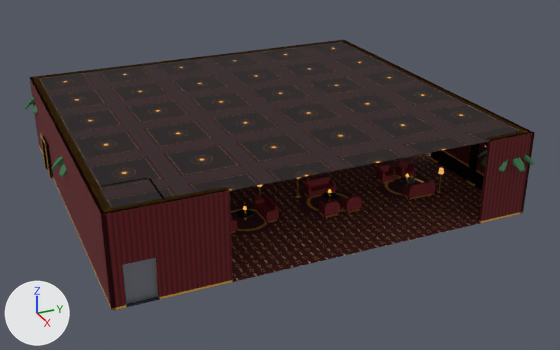
One commit to the glTF model tools/paquet_essai/casino_minuit/decor/zone-M-LOUNGE.glb: the scene before it, then after it.
Before and after are seen from a 50 mm lens placed at (12.8, -17.3, 26.7), pointed at (-27.6, 0.9, 6.5). Lighting does not change. The marker at lower left points along +X, +Y and +Z. The first picture is the older version. Where no turn or scale is listed for an object, it has been applied to the vertices.

Script lines for the objects in view, before the commit:
```python
ob_props_002 = bpy.data.objects.new('props.002', me_mesh_20)
ob_props_002.location = (0.0, 0.0, 6.0)
ob_static = bpy.data.objects.new('static', me_mesh_2)
ob_static.location = (0.0, 0.0, 6.0)
ob_static_001 = bpy.data.objects.new('static.001', me_mesh_3)
ob_static_001.location = (0.0, 0.0, 6.0)
ob_static_002 = bpy.data.objects.new('static.002', me_mesh_4)
ob_static_002.location = (0.0, 0.0, 6.0)
ob_static_003 = bpy.data.objects.new('static.003', me_mesh_5)
ob_static_003.location = (0.0, 0.0, 6.0)
ob_static_011 = bpy.data.objects.new('static.011', me_mesh_13)
ob_static_011.location = (0.0, 0.0, 6.0)
# also in view: 'props.001' at (-29.0, 0.0, 9.4); 'elevator-leaf.001' at (-18.3, -10.9, 7.1); 'elevator-leaf' at (-18.3, -10.1, 7.1); 'props' at (-29.0, -0.1, 7.7)
```
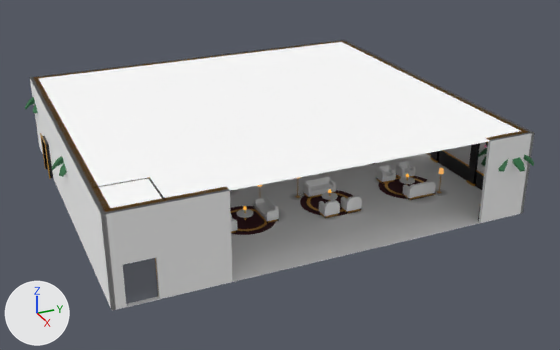
What differs and where, as boxes [x1, y1, x2, y2] in the pictures (560 x 350 px):
'static.001', surface changed (lighter)
    both: [31, 40, 534, 215]
'static.002', surface changed
    both: [30, 40, 535, 311]
'static', surface changed (black to grey)
    both: [230, 153, 482, 282]
'props.002', surface changed (red to grey)
    both: [231, 160, 436, 231]
'static.011', surface changed
    both: [126, 177, 415, 307]

The change, as a diff of the scene's bpy script:
```diff
--- a/tools/paquet_essai/casino_minuit/decor/zone-M-LOUNGE.glb.py
+++ b/tools/paquet_essai/casino_minuit/decor/zone-M-LOUNGE.glb.py
@@ img_matiere_png @@
+img_matiere_png = load_image('matiere.png', 'tex/matiere.png', 1, 1, 'sRGB')
@@ mat_da_moquetteb @@
 mat_da_moquetteb = principled_material('da.moquetteB')
-mat_da_moquetteb.texture = img_cf26ebd608637463_png
+mat_da_moquetteb.texture = img_matiere_png
 mat_da_moquetteb.roughness = 0.95
@@ mat_da_plafondbas @@
 mat_da_plafondbas = principled_material('da.plafondBas')
-mat_da_plafondbas.texture = img_9be791e16c2f94d6_png
+mat_da_plafondbas.texture = img_matiere_png
 mat_da_plafondbas.roughness = 1.0
@@ mat_da_velours @@
 mat_da_velours = principled_material('da.velours')
-mat_da_velours.texture = img_8d906cff494a1f8f_png
+mat_da_velours.texture = img_matiere_png
 mat_da_velours.roughness = 0.9
@@ mat_da_capitonrouge @@
 mat_da_capitonrouge = principled_material('da.capitonRouge')
-mat_da_capitonrouge.texture = img_71eeb0cd74eb0fa6_png
+mat_da_capitonrouge.texture = img_matiere_png
 mat_da_capitonrouge.roughness = 0.7
@@ mat_da_marbrenoir @@
 mat_da_marbrenoir = principled_material('da.marbreNoir')
-mat_da_marbrenoir.texture = img_c68ceb6d1e4fd50d_png
+mat_da_marbrenoir.texture = img_matiere_png
 mat_da_marbrenoir.metallic = 0.05
```
